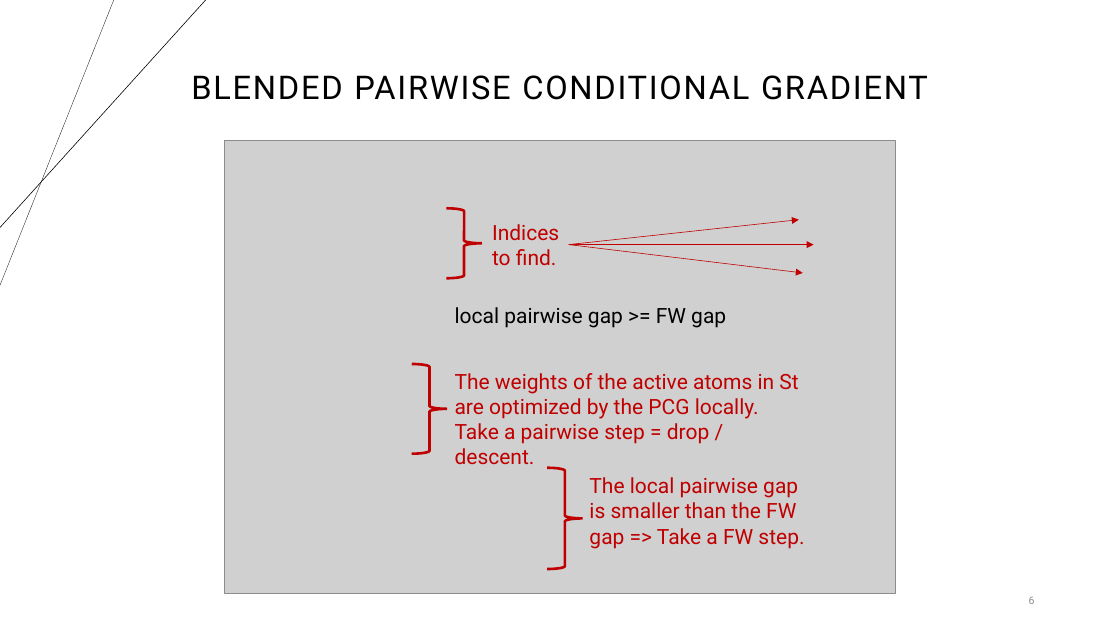
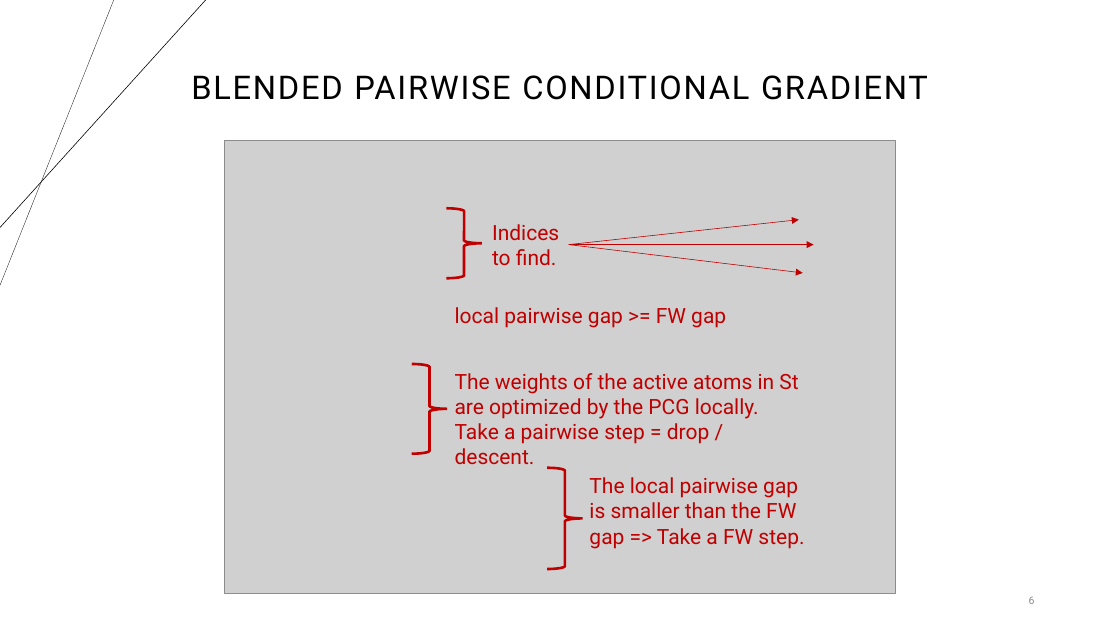
Before and after one commit to suleymanerim1/MEB_FrankWolfe_Optimization, a slide deck: slide 6 of Theory/Minimum Enclosing Ball for FW_Updated.pptx. Drawn at 1120x630 pixels with LibreOffice and Linux fonts; fonts in the diff are those of the drawing; grey boxes stand for pictures. Boxes give left, top, right and bottom in pixels: in the first picture for what was removed or moved away, otherwise in the second. Text is boxed around its words. In the diff, an @@ line names an element or a change of style, - is before the commit and + after.

```diff
--- a/Theory/Minimum Enclosing Ball for FW_Updated.pptx
+++ b/Theory/Minimum Enclosing Ball for FW_Updated.pptx
@@ text "local pairwise gap >= FW ..." at (455,307,726,328): text colour #000000 to #C00000 @@
```
Also in this commit, not shown: 11 other slides changed.
